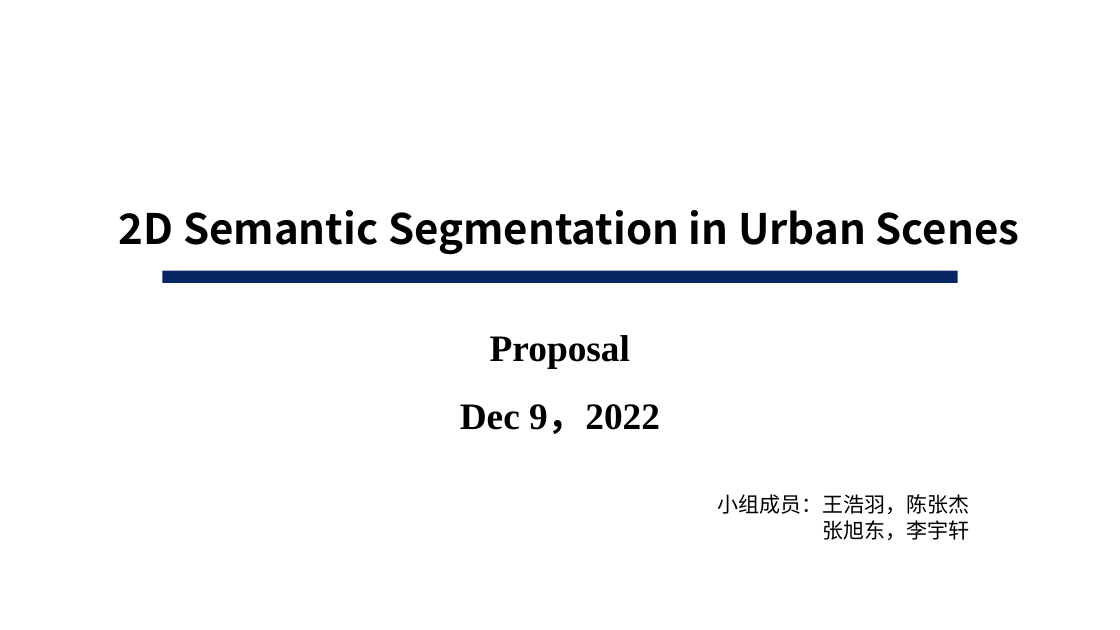
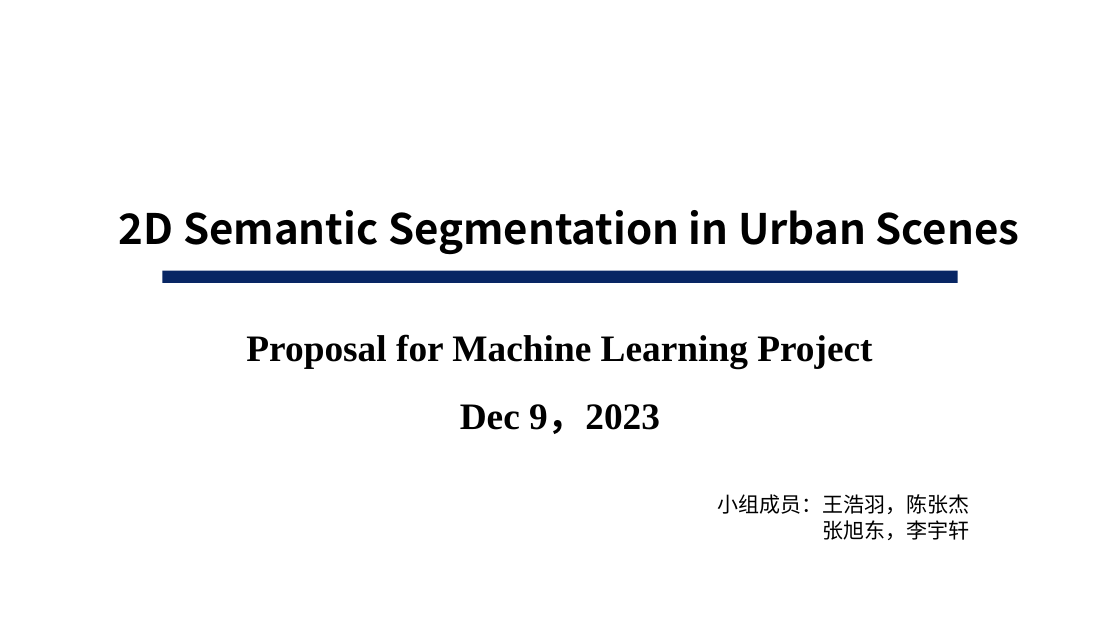
Before and after one commit to starga2er777/CS405_Project_SUSTech, a slide deck: slide 1 of proposal.pptx. Drawn at 1120x630 pixels with LibreOffice and Linux fonts; fonts in the diff are those of the drawing. Boxes give left, top, right and bottom in pixels: in the first picture for what was removed or moved away, otherwise in the second. Text is boxed around its words. In the diff, an @@ line names an element or a change of style, - is before the commit and + after.

Commit message:
[update] proposal.pptx; [add] paper for U-Net

```diff
--- a/proposal.pptx
+++ b/proposal.pptx
@@ text at box(246, 334, 872, 434): text changed @@
-Proposal
-Dec 9，2022
+Proposal for Machine Learning Project
+Dec 9，2023
```
Also in this commit, not shown: 6 other slides changed, 8 slides added, 3 slides removed, 2 other files.
